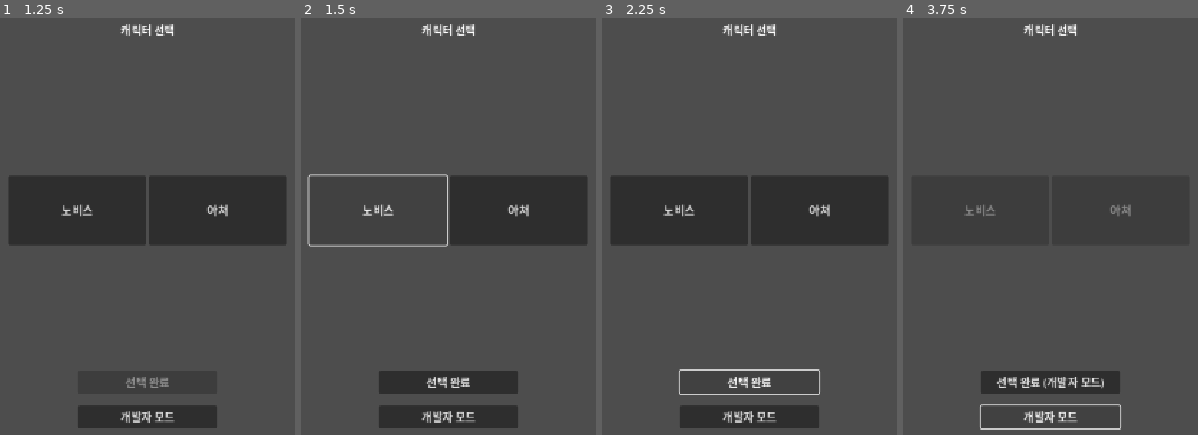
Above: before the commit, frames 1-4 (left to right).
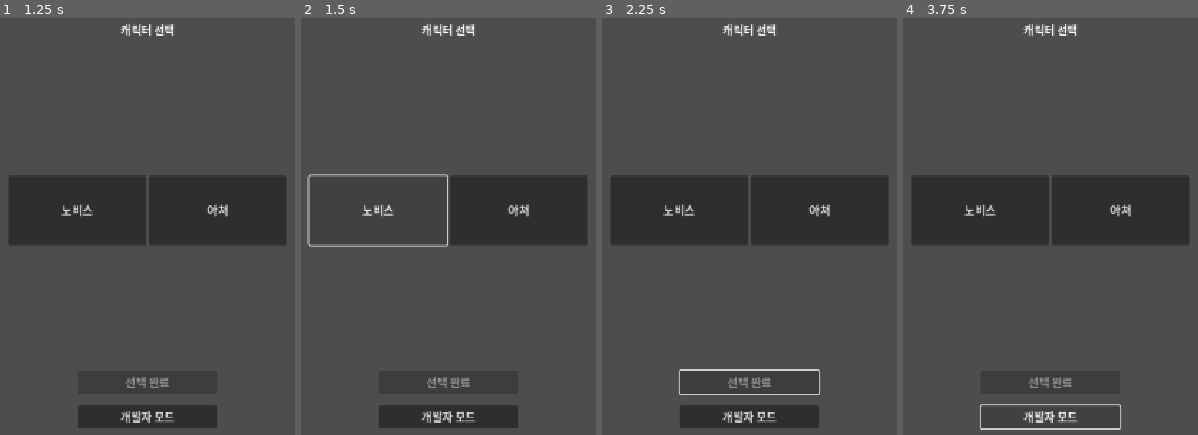
Above: after the commit, the same moments.

Repository: Yunho-Ji/Dice-Dungeon-Crawling
Game: Godot game, scene res://ui/MainMenu.tscn
Two runs of this game, one before a commit and one after it. Both use one fixed random seed, a clock stepped at 60 frames per second and the inputs below.
Inputs (mouse positions are in pixels of both pictures, inside the frame that each line leads up to):
- Up to frame 1 (1.25 s): click "게임 시작" at 0.5 s
- Up to frame 2 (1.5 s): click "노비스" at 1.25 s
- Up to frame 3 (2.25 s): click (749, 380) at 2 s, where only the run before the commit has a clickable "선택 완료"
- Up to frame 4 (3.75 s): click "아처" at 2.75 s; click "개발자 모드" at 3.5 s

Frame 1 is identical in both runs. In frame 2, 0.2% of the frame differs, in the area x 42-58%, y 86-89%; in frame 3, 0.2%; in frame 4, 0.8%, in the area x 21-78%, y 44-89%.
Error before the commit: Invalid assignment of property or key 'selected_player_type' with value of type 'String' on a base object of type 'Node (PlayerManager.gd)'. (res://core/SceneM…
Error after the commit: Parse Error: Mixed use of tabs and spaces for indentation. (res://core/GameManager.gd:84)

Commit message:
feat: Implement data-driven character initialization and enemy setup for testing

Diff:
--- a/core/GameManager.gd
+++ b/core/GameManager.gd
@@ -82,10 +82,10 @@
 func initialize_game_scene(player: Character, enemy: Character, battle_mgr: Node, ui_mgr: UIManager, stage_hud: Control, scene_mgr: SceneManager, player_mgr: PlayerManager):
 	print("DEBUG: GameManager: initialize_game_scene called.")
 	print("GameManager: 게임 씬 초기화 중...")
-	player_node = player
-	enemy_node = enemy
-	battle_manager = battle_mgr
-	ui_manager = ui_mgr
+	    player_node = player
+	    enemy_node = enemy
+	    enemy_node.initialize(load("res://resources/characters/enemy/Goblin.tres")) # 임시: 적 캐릭터 초기화
+	    battle_manager = battle_mgr	ui_manager = ui_mgr
 	stage_info_hud = stage_hud
 	scene_manager = scene_mgr
 	player_manager = player_mgr
--- a/core/PlayerManager.gd
+++ b/core/PlayerManager.gd
@@ -1,3 +1,7 @@
 extends Node
 
 @export var player_data: CharacterData # 플레이어의 캐릭터 데이터 리소스
+
+func _ready():
+    if player_data == null:
+        player_data = load("res://resources/characters/player/Novice.tres")
--- a/core/SceneManager.gd
+++ b/core/SceneManager.gd
@@ -8,8 +8,13 @@
 
 
 
-func start_game_with_character(char_type: String):
-	get_node("/root/PlayerManager").selected_player_type = char_type
+func start_game_with_character(character_data: CharacterData):
+	var player_manager = get_node("/root/PlayerManager")
+	if player_manager:
+		player_manager.player_data = character_data
+		# 임시: 만약 player_data가 여전히 null이면 Novice.tres를 로드 (테스트용)
+		if player_manager.player_data == null:
+			player_manager.player_data = load("res://resources/characters/player/Novice.tres")
 	go_to_town()
 	emit_signal("game_started")
 
Not shown: 1 places in resources/characters/player/Archer.tres that only renumber resources
Not shown: 1 places in resources/characters/player/Novice.tres that only renumber resources
